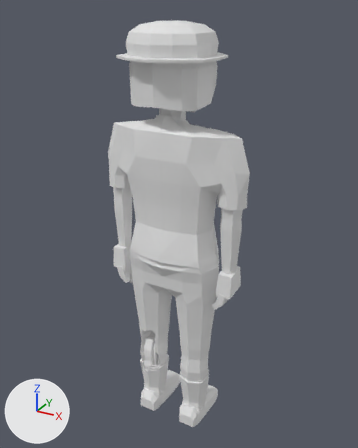
An edit to the glTF model assets/models/zombie_worker_f_b8.glb, drawn before and after from the same camera.
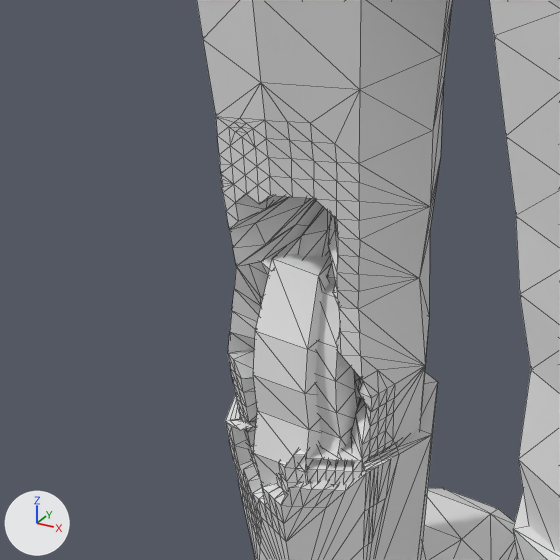
Old and new are each drawn whole from a 50 mm camera at (1.035, -1.835, 2.007) aimed at (0.003, 0.04, 1.069) and again close up on the part from 31% to 52% of the width and 68% to 85% of the height. The axes (+X, +Y, +Z) are drawn at lower left. The lights are the same throughout. The last two pictures show the newer version. The close-ups show mesh edges as thin lines. Vertices at exactly the same position are counted once.

Names of what the first close-up shows: 'zombie_worker_f_b8'.
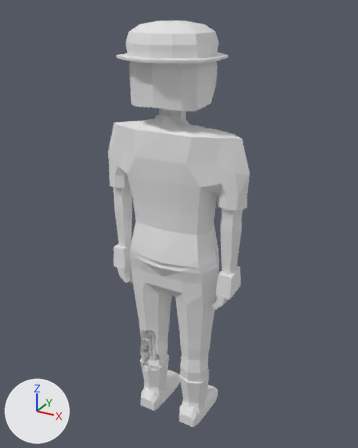
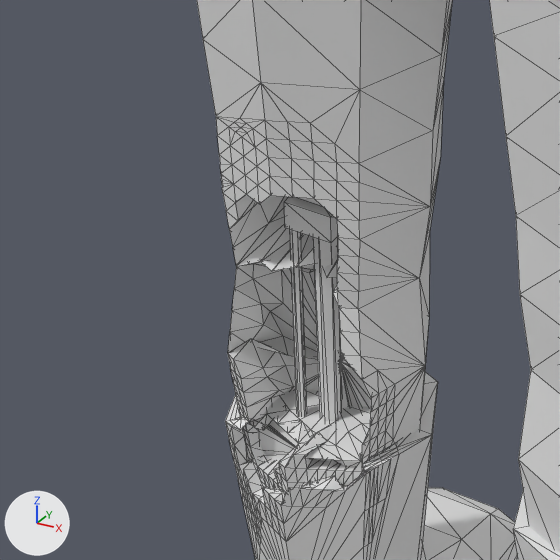
Location of each change, [x1, y1, x2, y2] in pixels of the close-ups (560 x 560 px; the box of a moved part takes in the faces that stretch with it):
```json
{"part": 1, "of": "me_zombie_worker_f_b8", "change": "added", "after": [297, 197, 322, 206], "on screen": "mostly hidden"}
{"part": 2, "of": "me_zombie_worker_f_b8", "change": "moved or reshaped", "before": [228, 197, 371, 505], "after": [228, 195, 371, 505]}
```

Scene script edits in JSON lines:
```json
{"block": "me_zombie_worker_f_b8", "where": "# used by ob_zombie_worker_f_b8; location = (0.0, 0.0, 0.0)"}
{"op": "remove", "block": "me_zombie_worker_f_b8", "code": "me_zombie_worker_f_b8.from_pydata(...)  # 2067 vertices, 3969 faces; spans x -0.35..0.35, y -0.22..0.2, z 0.0..1.95"}
{"op": "add", "block": "me_zombie_worker_f_b8", "code": "me_zombie_worker_f_b8.from_pydata(...)  # 2051 vertices, 3925 faces; spans x -0.35..0.35, y -0.22..0.2, z 0.0..1.95"}
{"block": "me_zombie_worker_f_b8", "change": "me_zombie_worker_f_b8 part 1: a new loose piece, a box spanning x -0.149..-0.075, y -0.03..0.026, z 0.465..0.505"}
{"block": "me_zombie_worker_f_b8", "change": "me_zombie_worker_f_b8 part 2: 181 vertices moved from x -0.17..-0.07, y -0.06..0.1, z 0.19..0.5 to x -0.18..-0.06, y -0.07..0.07, z 0.1..0.53; 84 vertices removed from x -0.16..-0.09, y -0.07..0.1, z 0.22..0.47; 60 vertices added at x -0.17..-0.08, y -0.06..0.06, z 0.1..0.5"}
```
